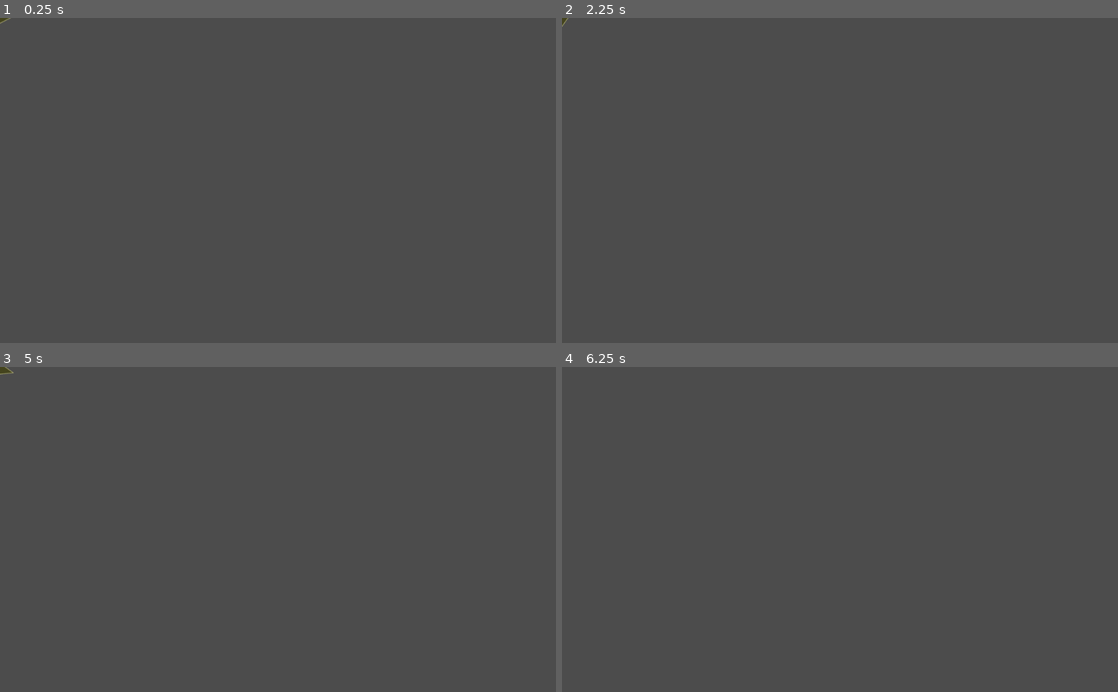
Above: before the commit, frames 1-4 (two rows, left to right).
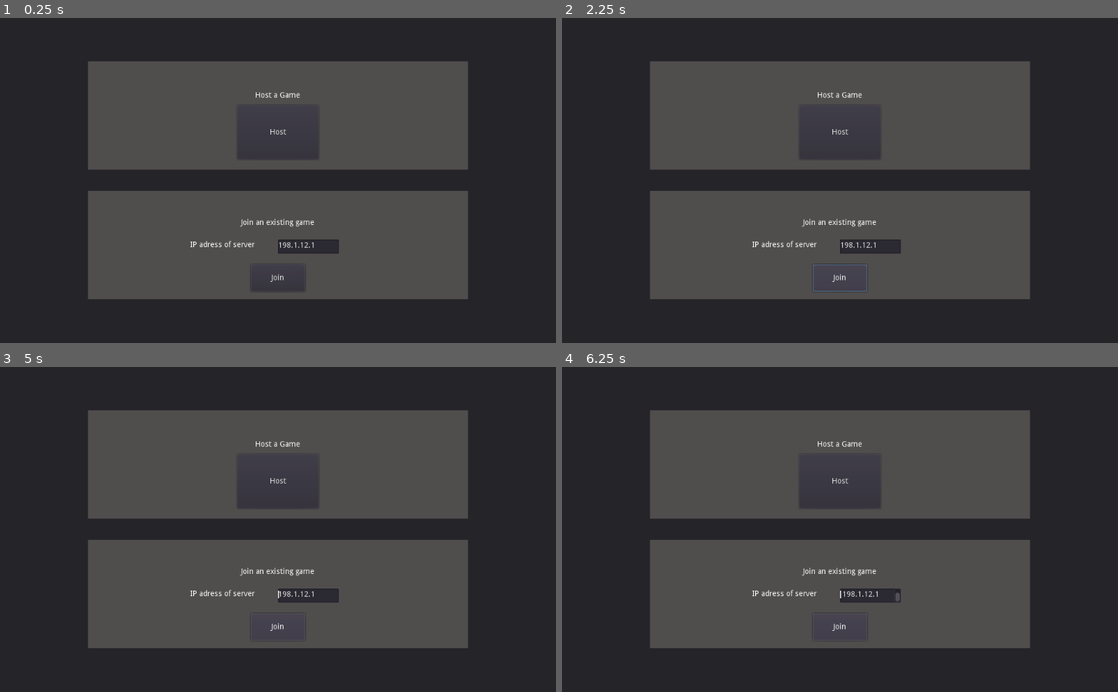
Above: after the commit, the same moments.

Repository: devmcclu/multiplayer_test
Game: Godot game, scene res://Lobby.tscn
The game is run twice, just before and just after one commit, with the same random seed, the same clock (stepped at 60 frames per second) and the same inputs. Before the commit the project starts from res://Main.tscn.
Inputs (mouse positions are in pixels of both pictures, inside the frame that each line leads up to):
- Up to frame 1 (0.25 s): no input
- Up to frame 2 (2.25 s): tap Enter at 0.5 s; hold Right (ui_right) 0.53-1.25 s; click (840, 131) at 1.25 s, where only the run after the commit has a clickable "Host"; click (840, 278) at 2 s, where only the run after the commit has a clickable "Join"
- Up to frame 3 (5 s): hold Left (ui_left) 2.78-3.53 s; hold Right (ui_right) 3.53-4.28 s; hold Up (ui_up) from 4.28 s (still down)
- Up to frame 4 (6.25 s): tap Space at 5 s; release Up (ui_up) at 5.03 s; hold Left (ui_left) from 5.03 s (still down); tap Enter at 5.75 s

The runs differ from the first frame. In frame 1, 55% of the frame differs, in the area x 0-100%, y 0-100%; in frame 2, 55%; in frame 3, 55%; in frame 4, 55%.

Commit message:
Change default scene to Lobby

Diff:
--- a/project.godot
+++ b/project.godot
@@ -11,7 +11,7 @@
 [application]
 
 config/name="MultiPlayerSpaceShooter"
-run/main_scene="res://Main.tscn"
+run/main_scene="res://Lobby.tscn"
 config/icon="res://icon.png"
 
 [rendering]
